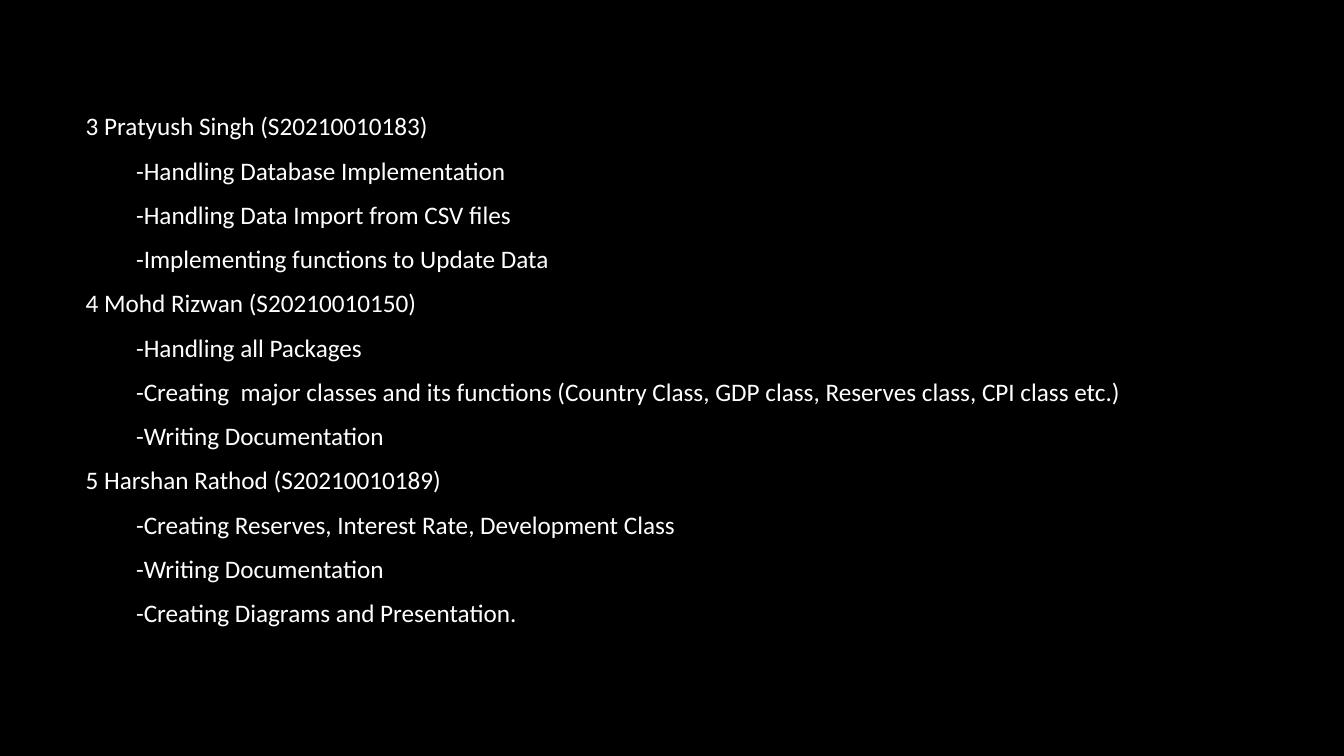
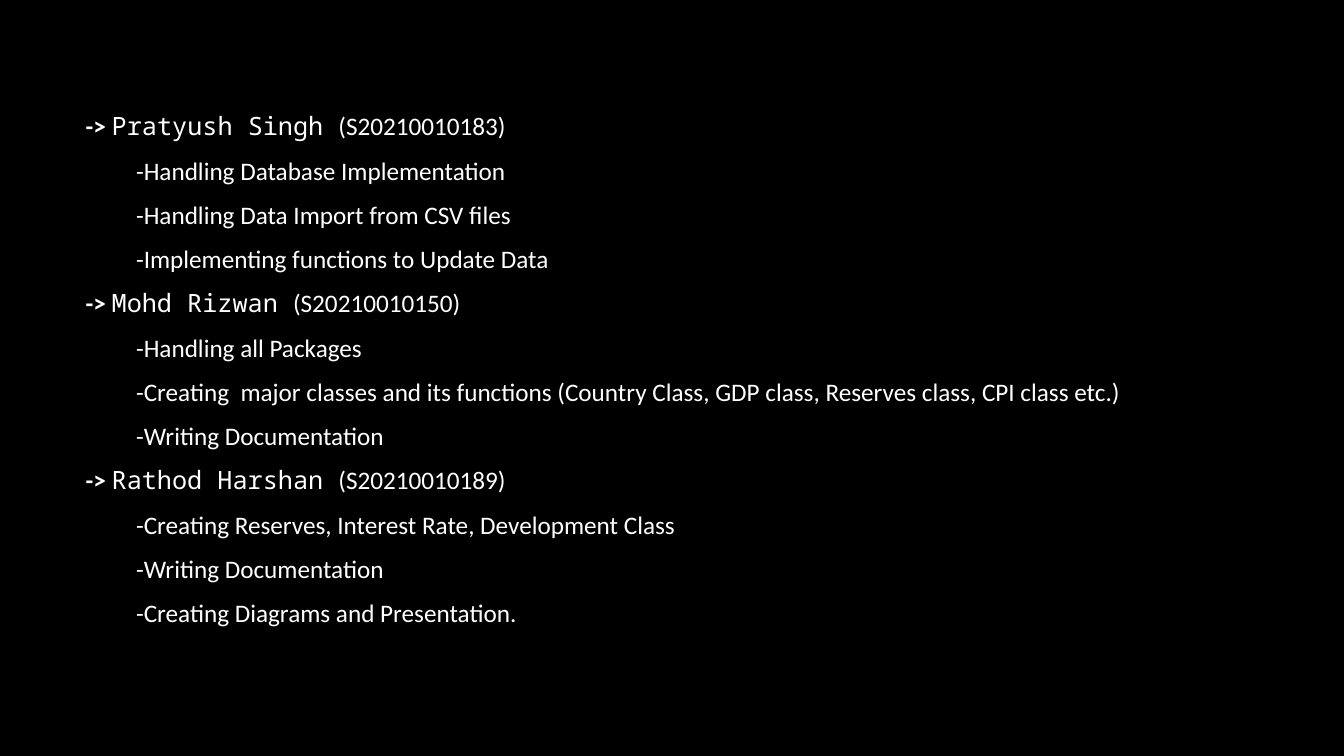
Before and after one commit to AvatarAarav/Economy_Data_Visualization, a slide deck: slide 8 of Economy_Data_Visualizaton_Presentation.pptx (slide 9 before the commit). Drawn at 1344x756 pixels with LibreOffice and Linux fonts; fonts in the diff are those of the drawing; background and template pictures are left out. Boxes give left, top, right and bottom in pixels: in the first picture for what was removed or moved away, otherwise in the second. Text is boxed around its words. In the diff, an @@ line names an element or a change of style, - is before the commit and + after.

```diff
--- a/Economy_Data_Visualizaton_Presentation.pptx
+++ b/Economy_Data_Visualizaton_Presentation.pptx
@@ text at (112,116,505,141): text changed @@
-3 Pratyush Singh (S20210010183)
+-> Pratyush Singh (S20210010183)
@@ text at (112,293,460,316): text changed @@
-4 Mohd Rizwan (S20210010150)
+-> Mohd Rizwan (S20210010150)
@@ text at (112,470,505,493): text changed @@
-5 Harshan Rathod (S20210010189)
+-> Rathod Harshan (S20210010189)
```
Also in this commit, not shown: 6 other slides changed, 1 slide removed, 2 other files.
